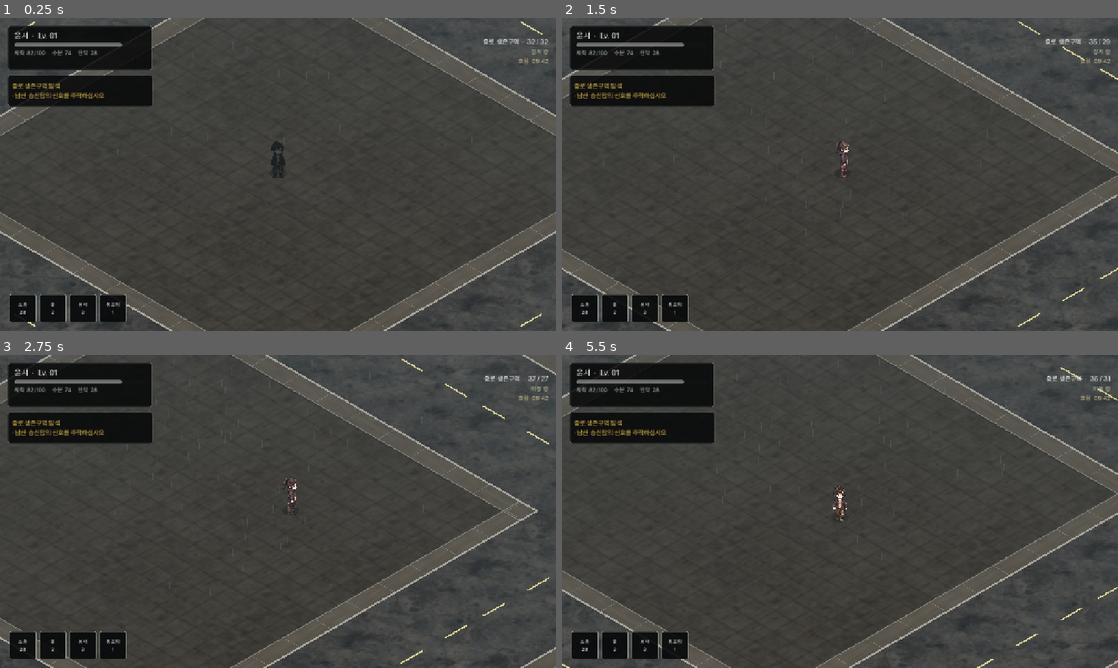
Above: before the commit, frames 1-4 (two rows, left to right).
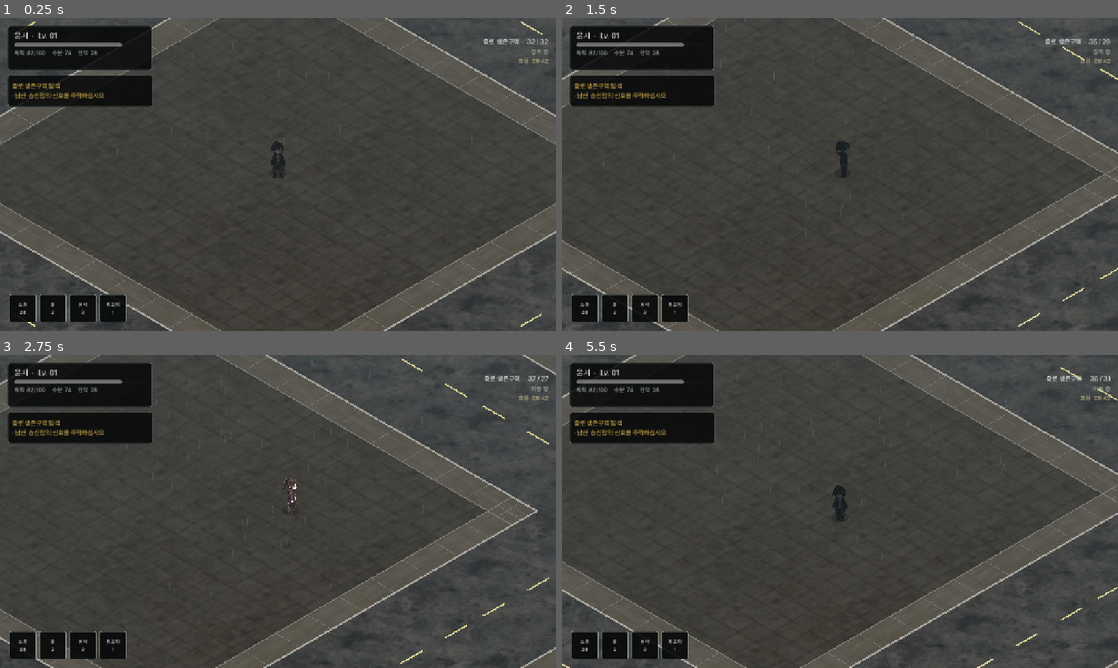
Above: after the commit, the same moments.

Repository: rain2943/GodotProject
Game: Godot game, scene res://scenes/main.tscn
Two runs of this game, one before a commit and one after it. Both use one fixed random seed, a clock stepped at 60 frames per second and the inputs below.
Inputs (mouse positions are in pixels of both pictures, inside the frame that each line leads up to):
- Up to frame 1 (0.25 s): no input
- Up to frame 2 (1.5 s): tap Enter at 0.5 s; move the mouse to (962, 158) at 0.52 s; hold Right (ui_right) 0.53-1.25 s; click (962, 158) at 0.67 s; drag from (728, 190) to (812, 237) at 1.27 s
- Up to frame 3 (2.75 s): move the mouse to (333, 442) at 2.02 s; hold Right (ui_right) from 2.03 s (still down)
- Up to frame 4 (5.5 s): release Right (ui_right) at 2.75 s; drag from (812, 574) to (673, 464) at 2.77 s; move the mouse to (1006, 558) at 3.52 s; hold Left (ui_left) 3.53-4.25 s; drag from (673, 464) to (756, 433) at 4.27 s; move the mouse to (867, 511) at 5.02 s; hold Down (ui_down) from 5.03 s (still down); click (867, 511) at 5.17 s

The runs differ from the first frame. In frame 1, 2.9% of the frame differs, in the area x 0-100%, y 0-100%; in frame 2, 2.9%; in frame 3, 2.6%; in frame 4, 3.1%.

Commit message:
fix: restore undistorted modular building

Diff:
--- a/scripts/building_catalog.gd
+++ b/scripts/building_catalog.gd
@@ -11,10 +11,10 @@
 		"footprint_modules": Vector2i(8, 8),
 		"height_world": 14.5,
 		"footprint_corners_px": [
-			Vector2(132, 940),
-			Vector2(640, 645),
-			Vector2(1148, 940),
-			Vector2(640, 1235),
+			Vector2(223, 930),
+			Vector2(557, 698),
+			Vector2(1047, 973),
+			Vector2(713, 1205),
 		],
 		"occlusion_depth": 14.0,
 	}
--- a/scripts/isometric_map.gd
+++ b/scripts/isometric_map.gd
@@ -4,7 +4,7 @@
 const CELL_SIZE := 10.0
 const ROAD_INDICES := [2, 6]
 const MAP_SIZE := GRID_SIZE * CELL_SIZE
-const SIDEWALK_WIDTH := 1.4
+const SIDEWALK_WIDTH := 2.0
 const ISOMETRIC_VERTICAL_PROJECTION := 0.816496580927726
 const BUILDING_CATALOG := preload("res://scripts/building_catalog.gd")
 const ASPHALT_TEXTURE := preload("res://assets/tiles/asphalt.png")
Binary file changed: assets/buildings/hanbit_building.png
